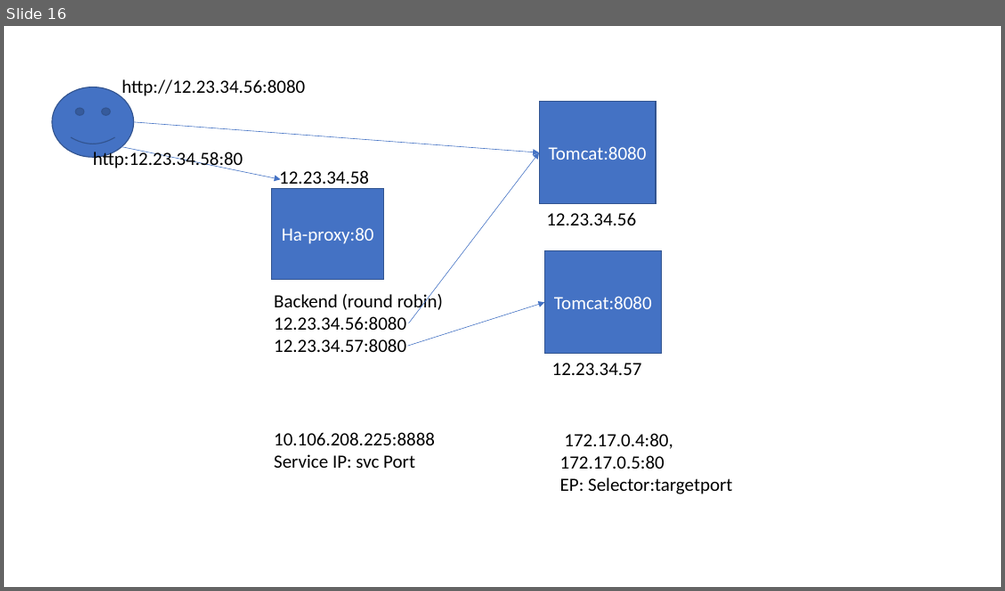
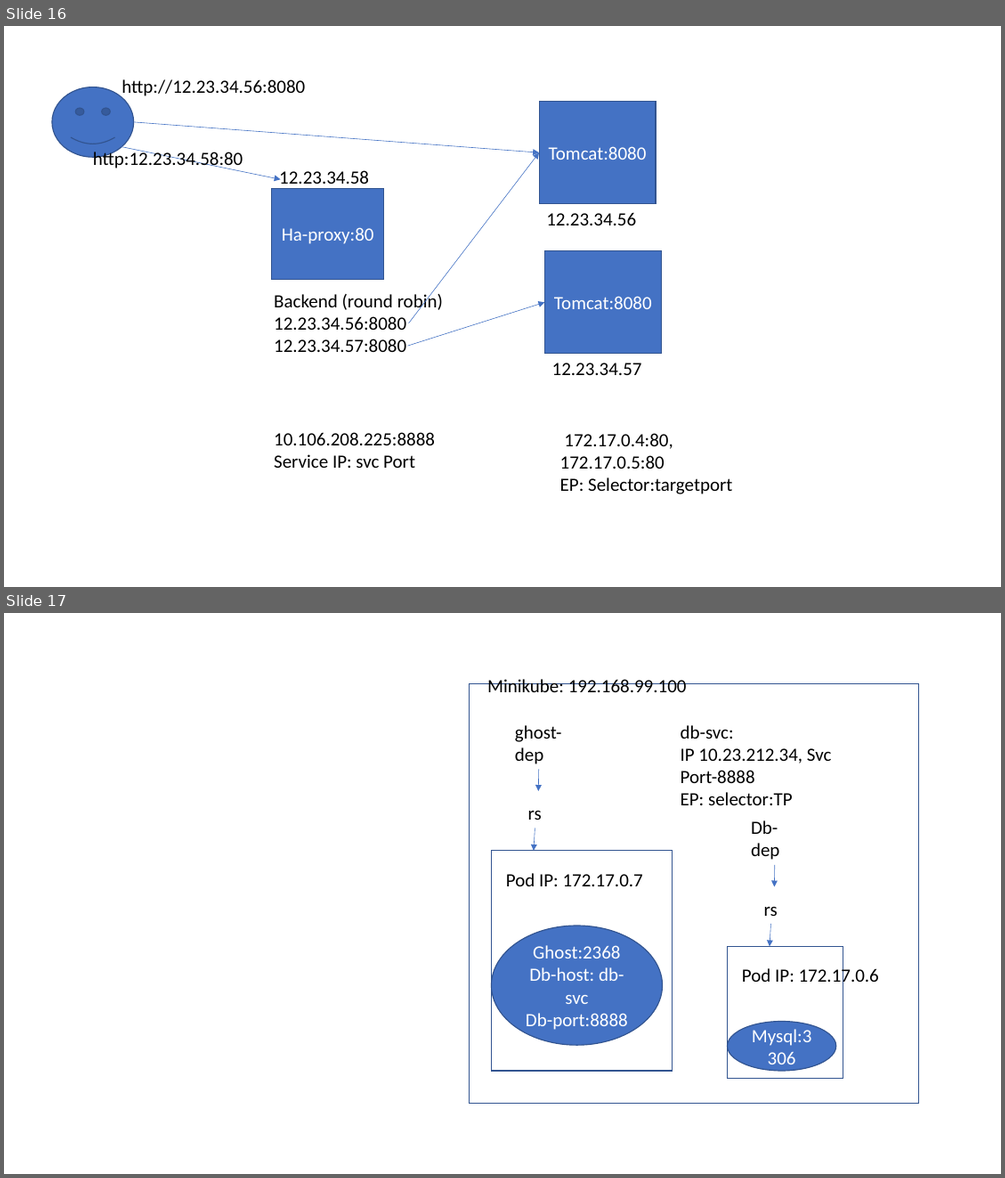
Before and after one commit to AdityaSP/uni-sep12-docker, a slide deck: rough-diag.pptx. Shown one above the other, each under a label of ours: slide 16 before the commit, slides 16 and 17 after it. The pictures are 1005x591 and 1005x1178 pixels, drawn with LibreOffice and Linux fonts; fonts in the diff are those of the drawing. Boxes give left, top, right and bottom in pixels: in the first picture for what was removed or moved away, otherwise in the second. Text is boxed around its words. In the diff, an @@ line names an element or a change of style, - is before the commit and + after.

```diff
--- a/rough-diag.pptx
+++ b/rough-diag.pptx
@@ slide 17 added at bbox=[4, 613, 1001, 1174], background #FFFFFF @@
@@ rectangle added at bbox=[469, 683, 919, 1103], outline #325491 1 pt @@
@@ text added at bbox=[487, 679, 687, 692], 18 pt, text #000000 @@
+Minikube: 192.168.99.100
@@ text added at bbox=[515, 725, 562, 764], 18 pt, text #000000 @@
+ghost-dep
@@ text added at bbox=[680, 725, 831, 805], 18 pt, text #000000 @@
+db-svc:
+IP 10.23.212.34, Svc Port-8888
+EP: selector:TP
@@ arrow added from (539, 770) to (539, 791), #4472C4 0.5 pt @@
@@ text added at bbox=[528, 810, 542, 819], 18 pt, text #000000 @@
+rs
@@ text added at bbox=[751, 820, 779, 860], 18 pt, text #000000 @@
+Db-dep
@@ rectangle added at bbox=[492, 851, 672, 1070], outline #325491 1 pt @@
@@ arrow added from (535, 827) to (534, 851), #4472C4 0.5 pt @@
@@ text added at bbox=[506, 873, 643, 886], 18 pt, text #000000 @@
+Pod IP: 172.17.0.7
@@ arrow added from (775, 865) to (774, 887), #4472C4 0.5 pt @@
@@ text added at bbox=[764, 906, 777, 916], 18 pt, text #000000 @@
+rs
@@ ellipse added at bbox=[492, 925, 663, 1046], fill #4472C4, outline #325491 1 pt, 18 pt, text #FFFFFF @@
+Ghost:2368
+Db-host: db-svc
+Db-port:8888
@@ arrow added from (771, 924) to (769, 947), #4472C4 0.5 pt @@
@@ rectangle added at bbox=[727, 947, 843, 1078], outline #325491 1 pt @@
@@ text added at bbox=[742, 966, 879, 988], 18 pt, text #000000 @@
+Pod IP: 172.17.0.6
@@ ellipse added at bbox=[727, 1022, 836, 1070], fill #4472C4, outline #325491 1 pt, 18 pt, text #FFFFFF @@
+Mysql:3306
```
Also in this commit, not shown: 1 slide changed, 6 other slides added.
